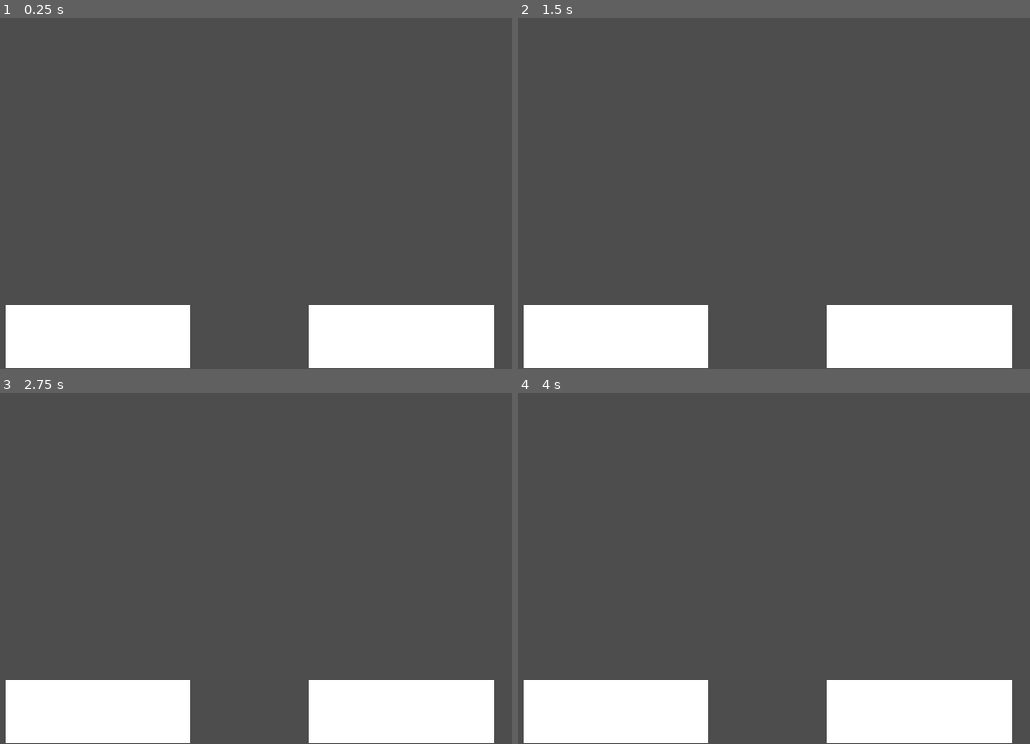
Above: before the commit, frames 1-4 (two rows, left to right).
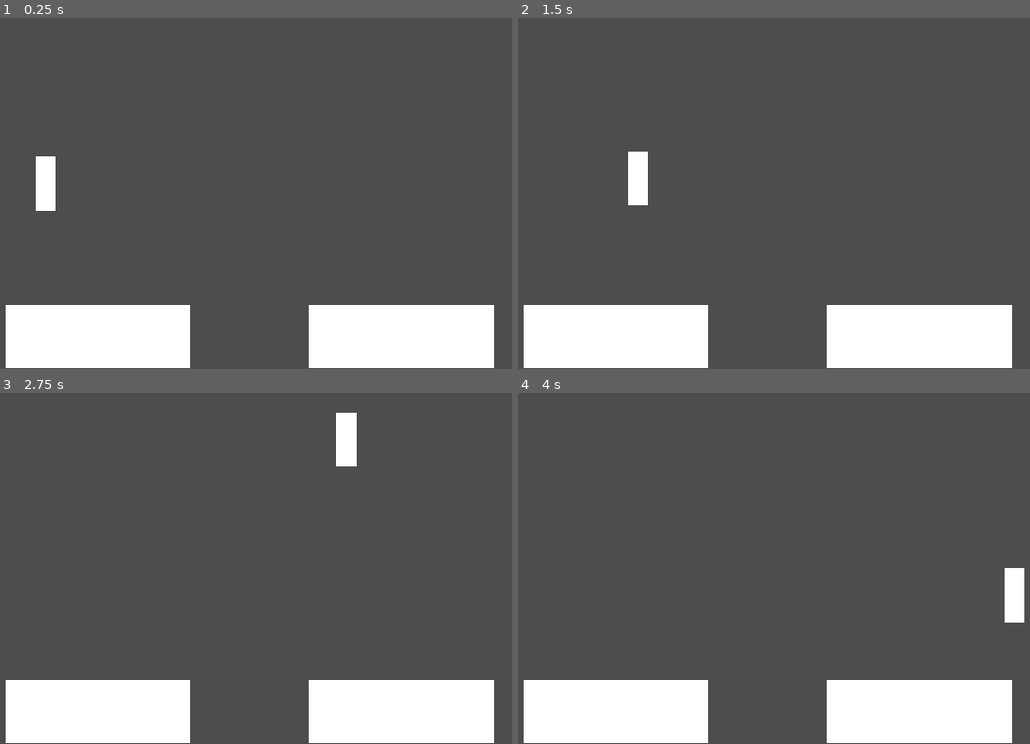
Above: after the commit, the same moments.

Repository: ThePT5/GodotTest
Game: Godot game, scene res://MainGame.tscn
The game is run twice, just before and just after one commit, with the same random seed, the same clock (stepped at 60 frames per second) and the same inputs.
Inputs (mouse positions are in pixels of both pictures, inside the frame that each line leads up to):
- Up to frame 1 (0.25 s): no input
- Up to frame 2 (1.5 s): tap Enter at 0.5 s; move the mouse to (953, 137) at 0.52 s; click (953, 137) at 0.67 s; tap Space at 1.25 s; move the mouse to (640, 179) at 1.27 s; click (640, 179) at 1.42 s
- Up to frame 3 (2.75 s): tap Enter at 2 s; move the mouse to (348, 438) at 2.02 s; click (348, 438) at 2.17 s
- Up to frame 4 (4 s): tap Space at 2.75 s; move the mouse to (753, 617) at 2.77 s; click (753, 617) at 2.92 s; tap Enter at 3.5 s; move the mouse to (1014, 596) at 3.52 s; click (1014, 596) at 3.67 s

The runs differ from the first frame. In frame 1, 0.6% of the frame differs, in the area x 6-11%, y 39-55%; in frame 2, 0.6%; in frame 3, 0.6%, in the area x 65-70%, y 5-21%; in frame 4, 0.6%.

Commit message:
test

Diff:
--- a/test/MainGame.tscn
+++ b/test/MainGame.tscn
@@ -1,6 +1,7 @@
 [gd_scene format=3 uid="uid://ka3tftgviqni"]
 
 [ext_resource type="PackedScene" uid="uid://3roum3ix5mcc" path="res://Sorter.tscn" id="2_e3m3f"]
+[ext_resource type="PackedScene" uid="uid://dr8e0x336au2u" path="res://Trash.tscn" id="3_ws5ob"]
 
 [node name="Node2D" type="Node2D" unique_id=1183547318]
 
@@ -11,3 +12,6 @@
 [node name="Area2D" parent="." unique_id=478962776 instance=ExtResource("2_e3m3f")]
 position = Vector2(635, 537)
 trashType = 1
+
+[node name="RigidBody2D" parent="." unique_id=1170681892 instance=ExtResource("3_ws5ob")]
+position = Vector2(231, 365)
--- a/test/Spawner.tscn
+++ b/test/Spawner.tscn
@@ -2,5 +2,9 @@
 
 [ext_resource type="Script" uid="uid://dqo7i7fhkweco" path="res://spawner.gd" id="1_mimr8"]
 
-[node name="Spawner" type="Node2D" unique_id=1183790668]
+[sub_resource type="BoxMesh" id="BoxMesh_u3e73"]
+
+[node name="MeshInstance2D" type="MeshInstance2D" unique_id=1500222833]
+scale = Vector2(173.5, 164.5)
+mesh = SubResource("BoxMesh_u3e73")
 script = ExtResource("1_mimr8")
--- a/test/Trash.tscn
+++ b/test/Trash.tscn
@@ -19,6 +19,7 @@
 shape = SubResource("RectangleShape2D_qbl11")
 
 [node name="MeshInstance2D" type="MeshInstance2D" parent="." unique_id=870873923]
+z_index = 1
 scale = Vector2(30.999996, 83)
 mesh = SubResource("BoxMesh_mixpf")
 
--- a/test/spawner.gd
+++ b/test/spawner.gd
@@ -9,6 +9,8 @@
 		OS.delay_msec(1000)
 		var trash = preload("res://trash.gd")
 		var nTrash = trash.new()
+		nTrash.position = localPos
+
 		trashList.insert(-1, nTrash)
 
 
